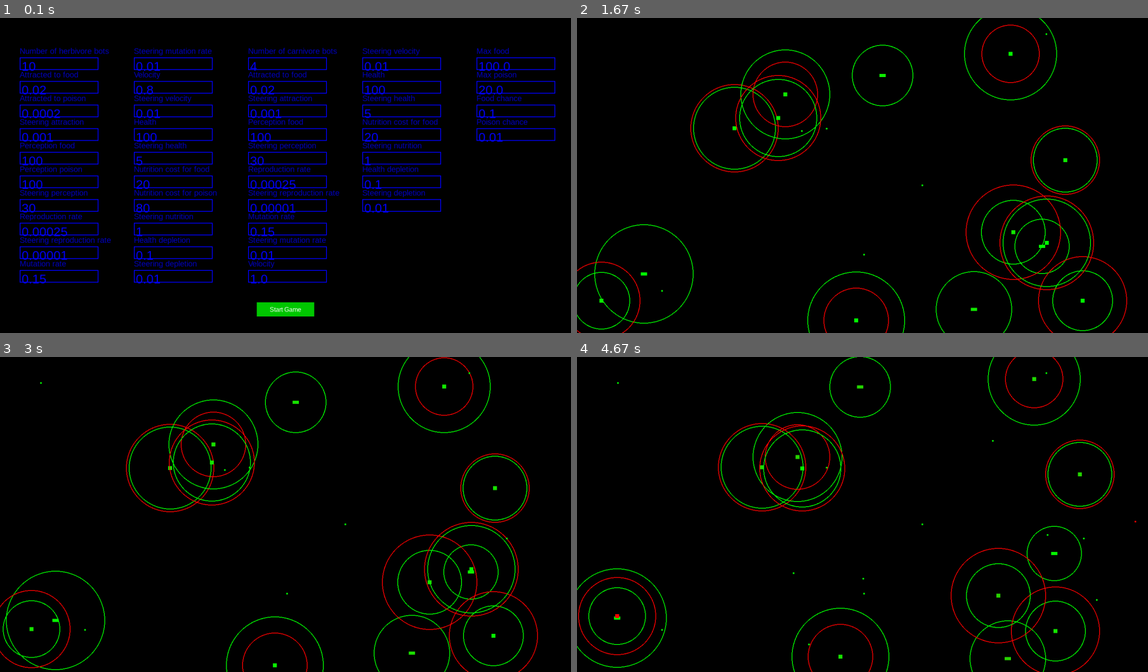
Above: before the commit, frames 1-4 (two rows, left to right).
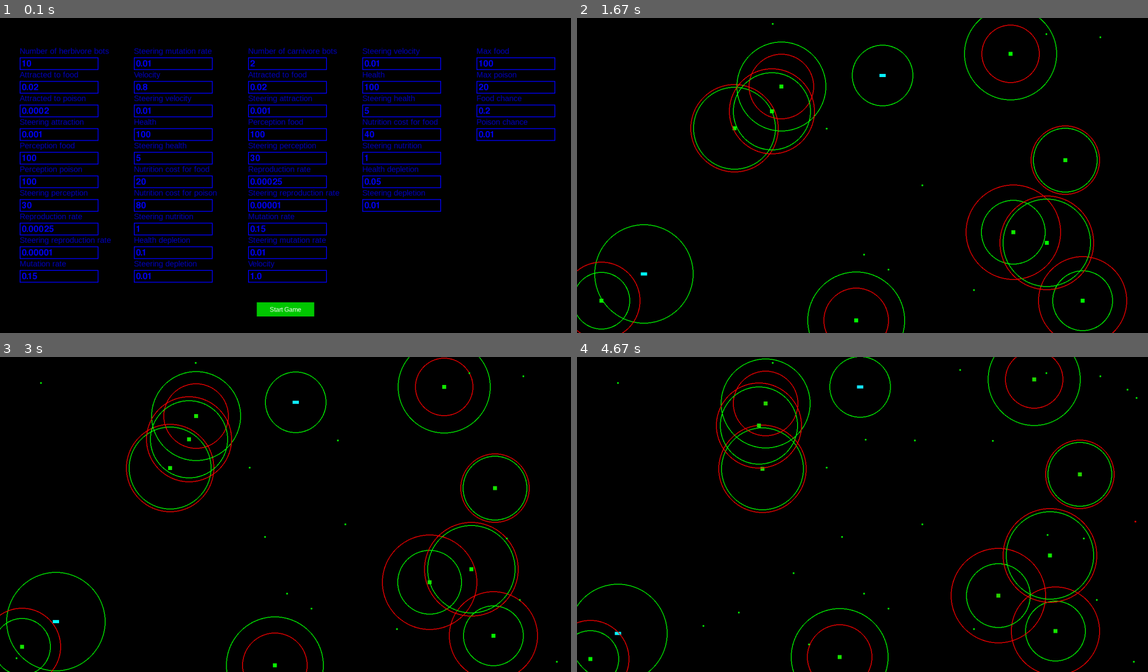
Above: after the commit, the same moments.

Repository: TinaVitanova/GameOfLife
Game: pygame game, started from main.py
The game is run twice, just before and just after one commit, with the same random seed, the same clock (stepped at 60 frames per second) and the same inputs.
Inputs (mouse positions are in pixels of both pictures, inside the frame that each line leads up to):
- Up to frame 1 (0.1 s): no input
- Up to frame 2 (1.67 s): click "Start Game" at 0.38 s; click (1073, 285) at 0.72 s
- Up to frame 3 (3 s): no input
- Up to frame 4 (4.67 s): no input

The runs differ from the first frame. In frame 1, 3.0% of the frame differs, in the area x 3-90%, y 13-85%; in frame 2, 1.7%; in frame 3, 2.7%; in frame 4, 3.9%, in the area x 0-99%, y 0-100%.

Commit message:
change carnivore bot color

Diff:
--- a/bot_draw_type.py
+++ b/bot_draw_type.py
@@ -2,22 +2,18 @@
 # from pygame import gfxdraw
 
 
-def draw_bot_by_type(bot, game_display):
+def draw_bot_by_type(bot, game_display, rect_bot):
     #   grass eating
     if bot.bot_type == 1:
         # pygame.gfxdraw.aacircle(game_display, int(bot.position[0]), int(bot.position[1]), 10, bot.colour)
         # pygame.gfxdraw.filled_circle(game_display, int(bot.position[0]), int(bot.position[1]), 5, bot.colour)
-        rect_green = pygame.Surface((10, 10))
-        rect_green.fill(bot.colour)
-        game_display.blit(rect_green, (int(bot.position[0])-5, int(bot.position[1])-5))
+        game_display.blit(rect_bot, (int(bot.position[0])-5, int(bot.position[1])-5))
         # pygame.draw.circle(game_display, bot.colour, (int(bot.position[0]), int(bot.position[1])), 8)
     #   bot eating
     elif bot.bot_type == 2:
         # pygame.gfxdraw.aaellipse(game_display, int(bot.position[0]), int(bot.position[1]), 10, 5, bot.colour)
         # pygame.gfxdraw.filled_ellipse(game_display, int(bot.position[0]), int(bot.position[1]), 10, 5, bot.colour)
-        rect_green = pygame.Surface((16, 8))
-        rect_green.fill(bot.colour)
-        game_display.blit(rect_green, (int(bot.position[0])-8, int(bot.position[1]-4)))
+        game_display.blit(rect_bot, (int(bot.position[0])-8, int(bot.position[1]-4)))
         # game_display.blit(game_display, bot.colour, ((int(bot.position[0]) - 8), (int(bot.position[1]) - 7), 17, 12))
     else:
         game_display.blit(game_display, bot.colour, (int(bot.position[0]), int(bot.position[1])), 8)
--- a/button.py
+++ b/button.py
@@ -26,9 +26,9 @@
                     "clicked_color": None,
                     "font_color": pg.Color("white"),
                     "hover_font_color": None,
-                    "clicked_font_color": None,
-                    "click_sound": None,
-                    "hover_sound": None}
+                    "clicked_font_color": None}
+                    # "click_sound": None,
+                    # "hover_sound": None}
         for kwarg in kwargs:
             if kwarg in settings:
                 settings[kwarg] = kwargs[kwarg]
@@ -74,8 +74,8 @@
         if self.rect.collidepoint(pg.mouse.get_pos()):
             if not self.hovered:
                 self.hovered = True
-                if self.hover_sound:
-                    self.hover_sound.play()
+                # if self.hover_sound:
+                #     self.hover_sound.play()
         else:
             self.hovered = False
 
--- a/constants.py
+++ b/constants.py
@@ -7,6 +7,8 @@
 white = (255, 255, 255)
 black = (0, 0, 0)
 red = (255, 0, 0)
+magenta = (255, 0, 255)
+aqua = (0, 255, 255)
 green = (0, 255, 0)
 blue = (0, 0, 255)
 
@@ -17,7 +19,7 @@
         # suffix _h is for herbivore bots
         # number of bots
         self.num_of_herbivore_bots = "10"
-        self.num_of_carnivore_bots = "4"
+        self.num_of_carnivore_bots = "2"
         # attr_to_food - initial values for attraction to food for first gen of bots (not children)
         self.attr_to_food_c = "0.02"
         self.attr_to_food_h = "0.02"
@@ -61,7 +63,7 @@
         self.steering_health_c = "5"
         self.steering_health_h = "5"
         # nutrition_food - impact on health eating bot/food will have
-        self.nutrition_food_c = "20"
+        self.nutrition_food_c = "40"
         self.nutrition_food_h = "20"
         # nutrition_poison - impact on health eating poison will have
         self.nutrition_poison_c = "80"
@@ -70,7 +72,7 @@
         self.steering_nutrition_c = "1"
         self.steering_nutrition_h = "1"
         # health depletion - deplete some health every update
-        self.health_depletion_c = "0.1"
+        self.health_depletion_c = "0.05"
         self.health_depletion_h = "0.1"
         # steering health depletion - range to change depletion of some health every update
         self.steering_depletion_c = "0.01"
@@ -79,7 +81,7 @@
         self.max_food = "100"
         self.max_poison = "20"
         # Chance for foodstuff to be created
-        self.food_chance = "0.1"
+        self.food_chance = "0.2"
         self.poison_chance = "0.01"
 
     def set_attr(self, attr, value):
--- a/genetic_bot_class.py
+++ b/genetic_bot_class.py
@@ -37,11 +37,12 @@
         self.step_movement = numpy.array(
             [rand.uniform(-10, 10), rand.uniform(-10, 10)], dtype='float32')
         self.acceleration = numpy.array([0, 0], dtype='float32')
-        self.colour = constants.green
+        self.colour = constants.green if bot_type == 1 else constants.aqua
         self.health = 0
         # Turning speed and angle
         self.max_force = 0.5
         self.age = 1
+        self.rect_bot = pygame.Surface((10, 10)) if bot_type == 1 else pygame.Surface((16, 8))
         self.bot_type = bot_type
 
         # dna=[1 - attracted to food, 2 - attracted to poison, 3 - see food, 4 - see poison, 5 - reproduction rate,
@@ -311,13 +312,13 @@
             pos = pygame.mouse.get_pos()
             distance = math.hypot(pos[0] - self.position[0], pos[1] - self.position[1])
             if distance < 10:
-                print(self.position)
                 return self.dna, self.position, self.health
             return
 
     def draw_bot(self, game_display):
+        self.rect_bot.fill(self.colour)
         # Draw bot with different body by type
-        bot_draw_type.draw_bot_by_type(self, game_display)
+        bot_draw_type.draw_bot_by_type(self, game_display, self.rect_bot)
         num_c = stats.get_statistics('num_c_bots')[-1][-1] if stats.get_statistics('num_c_bots') else 0
         num_h = stats.get_statistics('num_h_bots')[-1][-1] if stats.get_statistics('num_h_bots') else 0
         if num_c + num_h < 500:
--- a/input.py
+++ b/input.py
@@ -3,7 +3,9 @@
 
 botsValues = constants.botsValues
 
-FONT = pg.font.SysFont("Arial", 32)
+FONT = pg.font.SysFont(None, 32)
+# FONT = pg.font.SysFont("Arial", 32)
+# Need to set to input Arial for .exe version
 
 
 class InputBox:
--- a/main.py
+++ b/main.py
@@ -2,6 +2,7 @@
 import threading
 import bisect
 from datetime import datetime, timedelta
+import sys
 
 import numpy
 import pygame
@@ -19,6 +20,8 @@
 from statistics import stats
 from interval import ThreadJob
 from util_functions import are_array_values_increasing
+
+sys.setrecursionlimit(2000)
 
 RED = (255, 0, 0)
 BLUE = (0, 0, 255)
@@ -76,7 +79,7 @@
     xfmt = md.DateFormatter('%H:%M:%S')
     file_date_name = datetime.now().strftime("%m_%d_%Y__%H_%M_%S")
     with open(f"./sim_{file_date_name}.txt", "w") as f:
-        f.write(' || '.join(', '.join(item) for item in getAllValues()))
+        f.write(' || '.join(', '.join(str(item)) for item in getAllValues()))
     with open(f'./sim_{file_date_name}.csv', 'a', encoding='UTF8', newline='') as f:
         writer = csv.writer(f)
         for i, stat_name in enumerate(statistics):
@@ -300,10 +303,10 @@
                                           getValue("steering_depletion_c", "STR"),
                                           "steering_depletion_c")
     input_max_food = InputBox(1210, 100, 150, 32,
-                              str(getValue("max_food")),
+                              getValue("max_food", "STR"),
                               "max_food", "INT", 'zero_and_above')
     input_max_poison = InputBox(1210, 160, 150, 32,
-                                str(getValue("max_poison")),
+                                getValue("max_poison", "STR"),
                                 "max_poison", "INT", 'zero_and_above')
     input_food_chance = InputBox(1210, 220, 150, 32,
                                  str(getValue("food_chance")),
@@ -344,15 +347,16 @@
                 if self_event.type == pygame.KEYUP and self_event.key == pygame.K_p:
                     end_game()
 
-                for bot in bots_array.get_bots()[::-1]:
-                    if bot.check_event(pygame_event):
-                        show_data_bot = bot
+                if pygame_event.type == pygame.MOUSEBUTTONDOWN:
+                    for bot in bots_array.get_bots()[::-1]:
+                        if bot.check_event(pygame_event):
+                            show_data_bot = bot
                 pygame.event.clear()
             # if len(bots_array.get_bots) < 10 or rand.random() < 0.0001:
             #     bots_array.add_bots(BotClass(rand.uniform(0, game_width),
             #     rand.uniform(0, game_height), 2))
 
-            # Generate foodstuffs in random places if there are not above their max limit
+            # Generate foodstuffs in random places if they are not above their max limit
             if rand.random() < getValue("food_chance") and \
                     len(food_array.get_food()) < getValue("max_food", 'INT'):
                 stats.update_foodstuffs('num_food', 'add')
@@ -420,7 +424,6 @@
                 pygame_screen.game_display.blit(rect_green, (int(i[0]), int(i[1])))
 
             if show_data_bot:
-                print(show_data_bot.position)
                 message_display(f'X: {round(show_data_bot.position[0], 2)}', 10, 20)
                 message_display(f'Y: {round(show_data_bot.position[1], 2)}', 10, 40)
                 message_display(f'Health: {show_data_bot.health}', 10, 60)
--- a/util_functions.py
+++ b/util_functions.py
@@ -16,10 +16,16 @@
 def lerp(bot):
     # Change color of bot according to it's health
     percent_health = bot.health / constants.botsValues.get_attr("health" + bot.suffix)
+    if bot.bot_type == 1:
+        return (
+            int(max(min((1 - percent_health) * 255, 255), 0)),
+            int(max(min(percent_health * 255, 255), 0)),
+            0,
+        )
     return (
         int(max(min((1 - percent_health) * 255, 255), 0)),
         int(max(min(percent_health * 255, 255), 0)),
-        0,
+        255,
     )
 
 
